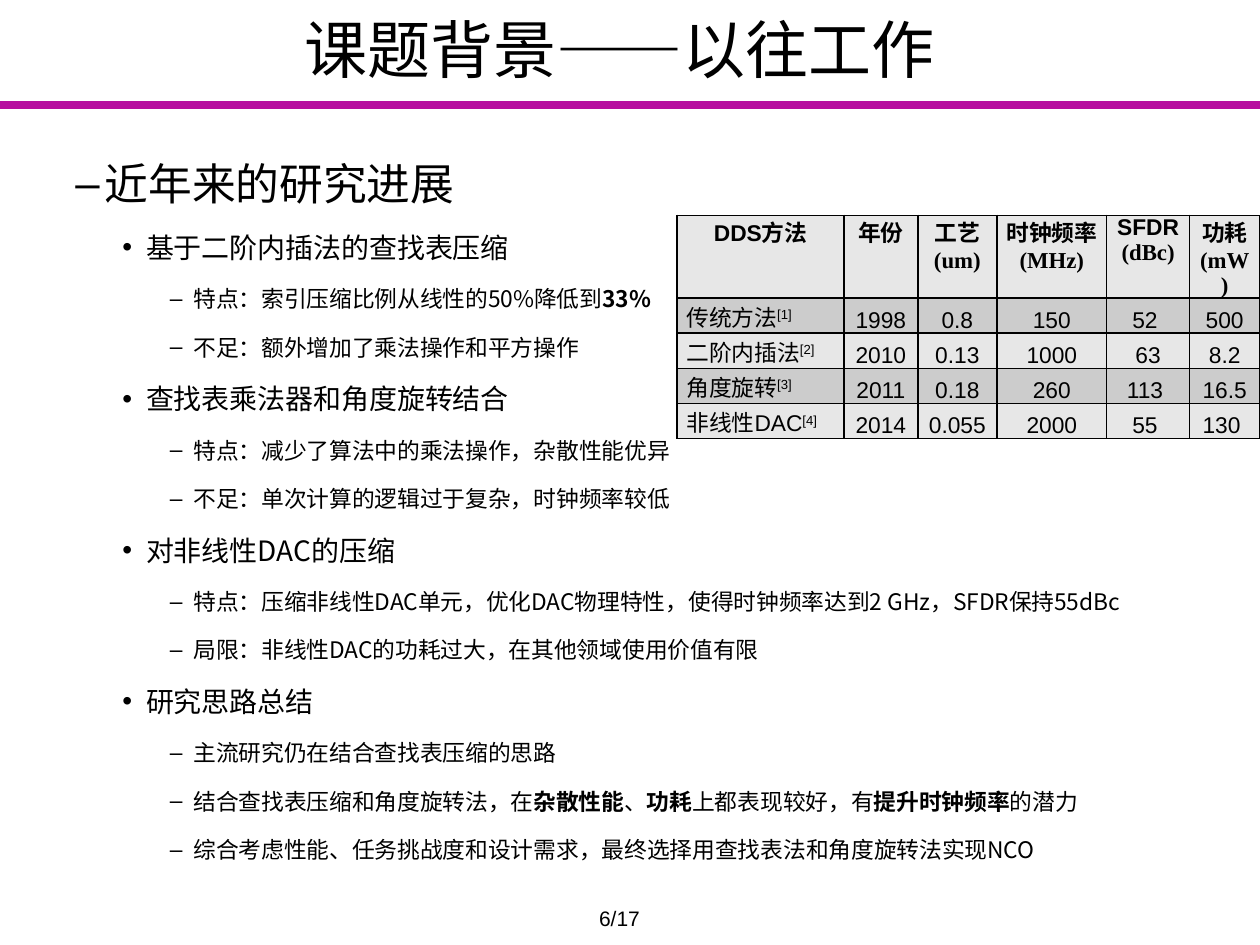
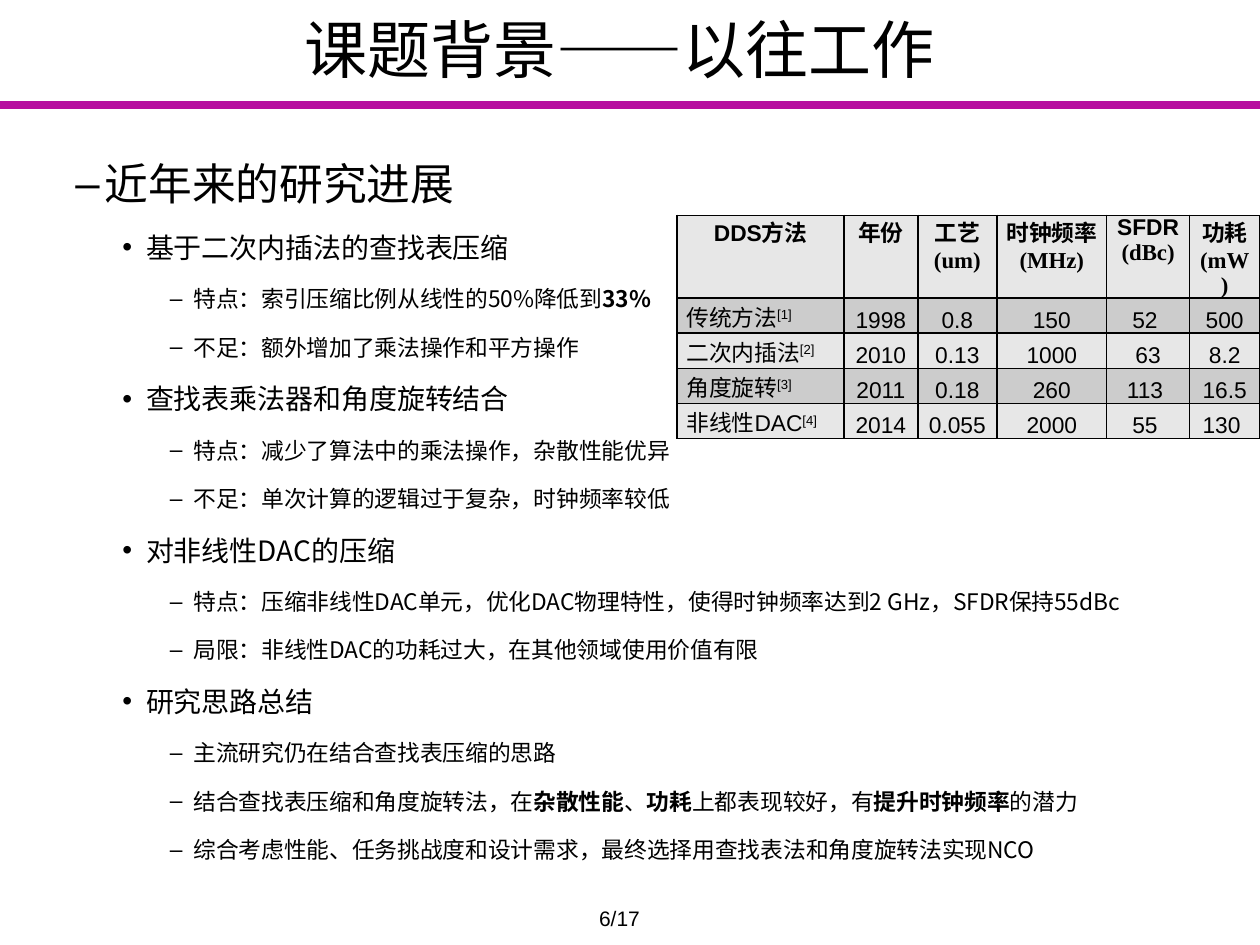
Before and after one commit to Markov2016/lunwen, a slide deck: slide 6 of dabian/杨一雄_毕业设计答辩_v2.0.pptx. Drawn at 1260x945 pixels with LibreOffice and Linux fonts; fonts in the diff are those of the drawing; background and template pictures are left out. Boxes give left, top, right and bottom in pixels: in the first picture for what was removed or moved away, otherwise in the second. Text is boxed around its words. In the diff, an @@ line names an element or a change of style, - is before the commit and + after.

Commit message:
0609

```diff
--- a/dabian/杨一雄_毕业设计答辩_v2.0.pptx
+++ b/dabian/杨一雄_毕业设计答辩_v2.0.pptx
@@ text at box(146, 234, 509, 261): text changed @@
-    • 基于二阶内插法的查找表压缩
+    • 基于二次内插法的查找表压缩
@@ table at box(677, 215, 1260, 438) @@
-row 3, column 1: 二阶内插法[2]
+row 3, column 1: 二次内插法[2]
```
Also in this commit, not shown: 1 other slide changed.
